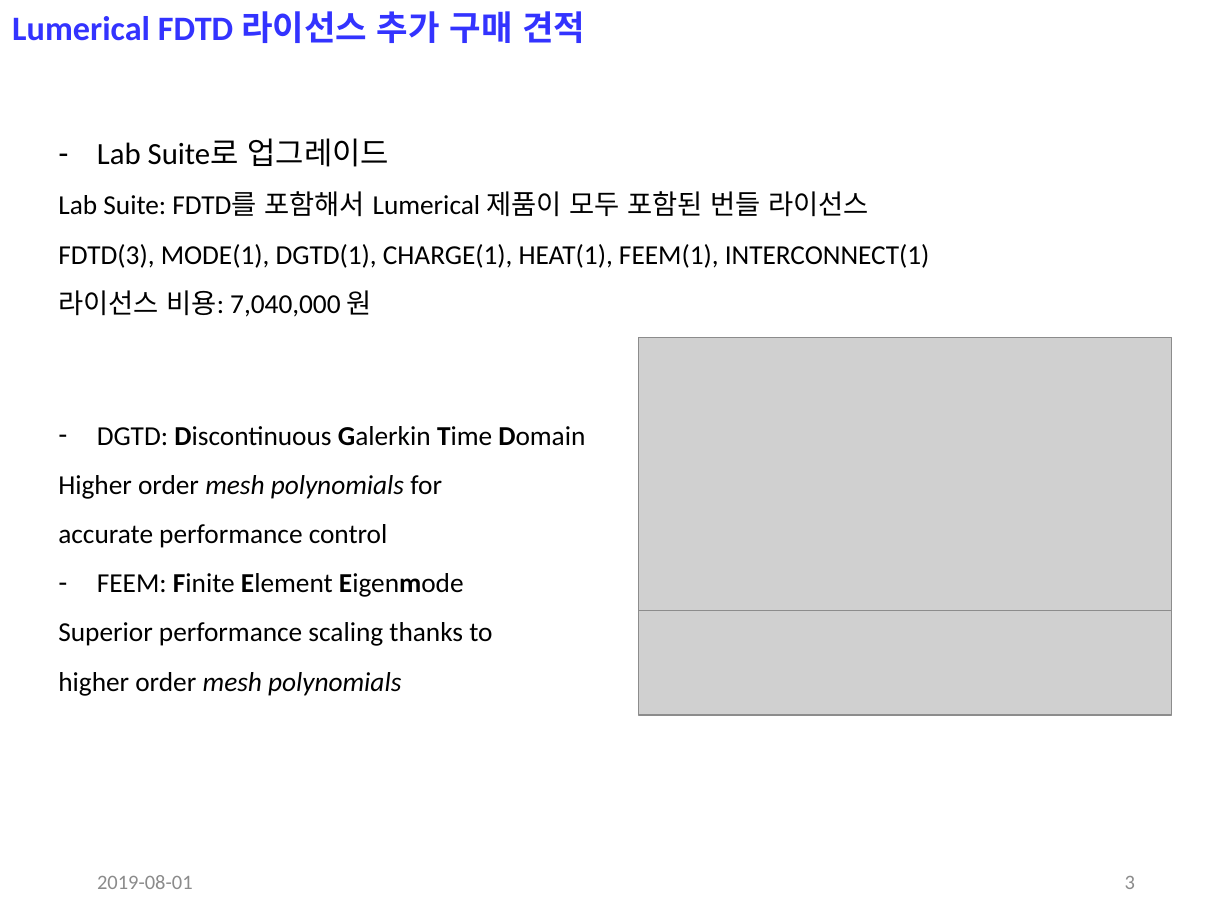
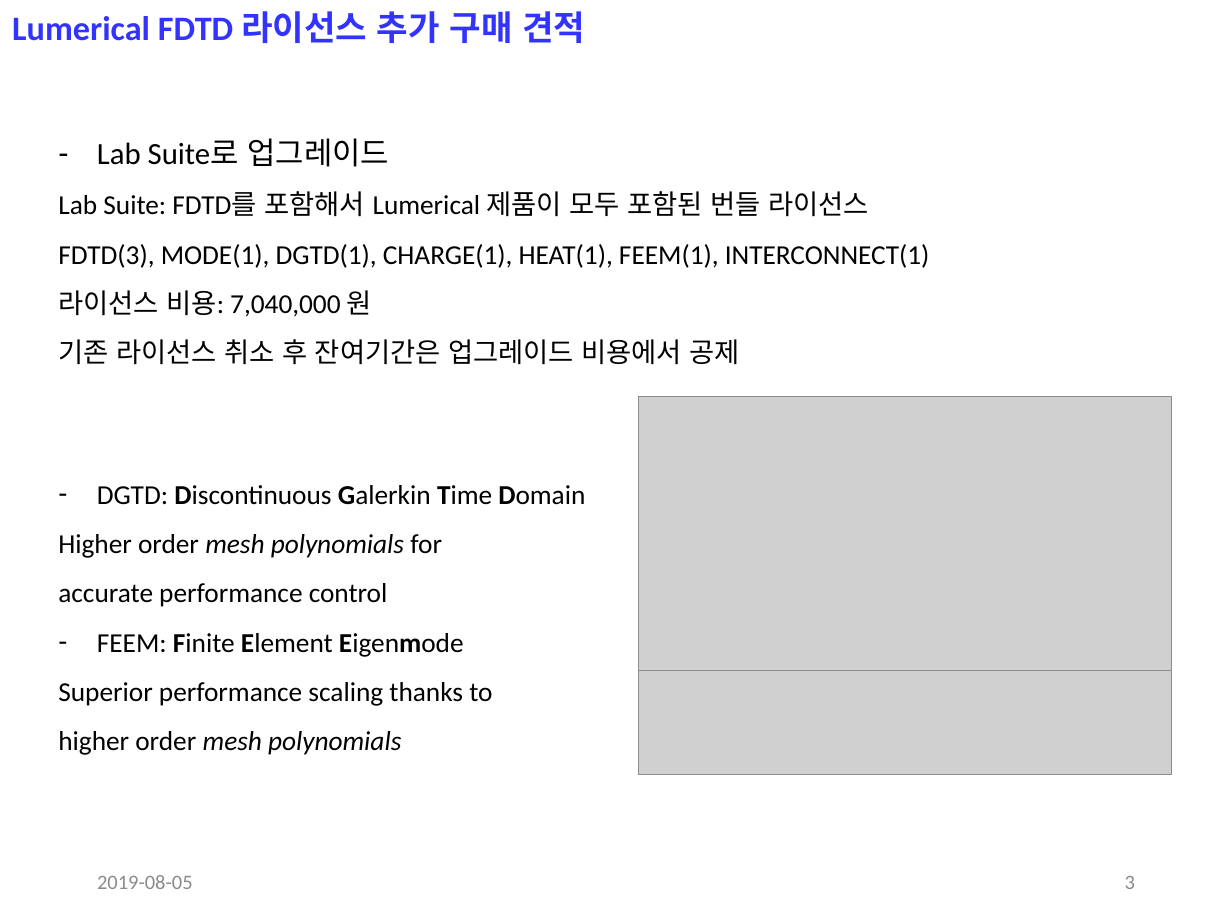
Before and after one commit to jglee96/NBTP_Lab, a slide deck: slide 3 of 랩미팅/201908/190805 (Jong).pptx. Drawn at 1232x924 pixels with LibreOffice and Linux fonts; fonts in the diff are those of the drawing; grey boxes stand for pictures. Boxes give left, top, right and bottom in pixels: in the first picture for what was removed or moved away, otherwise in the second. Text is boxed around its words. In the diff, an @@ line names an element or a change of style, - is before the commit and + after.

```diff
--- a/랩미팅/201908/190805 (Jong).pptx
+++ b/랩미팅/201908/190805 (Jong).pptx
@@ text at [58, 339, 739, 365]: paragraph added @@
+기존 라이선스 취소 후 잔여기간은 업그레이드 비용에서 공제
@@ 2 pictures, 1 text: place and size @@
-2 pictures, 1 text at [58, 338, 1172, 716]
+2 pictures, 1 text at [58, 397, 1172, 775]
@@ text at [97, 875, 193, 889]: text changed @@
-2019-08-01
+2019-08-05
```
Also in this commit, not shown: 3 other slides changed, 3 slides added, 2 slides removed, 19 other files.
